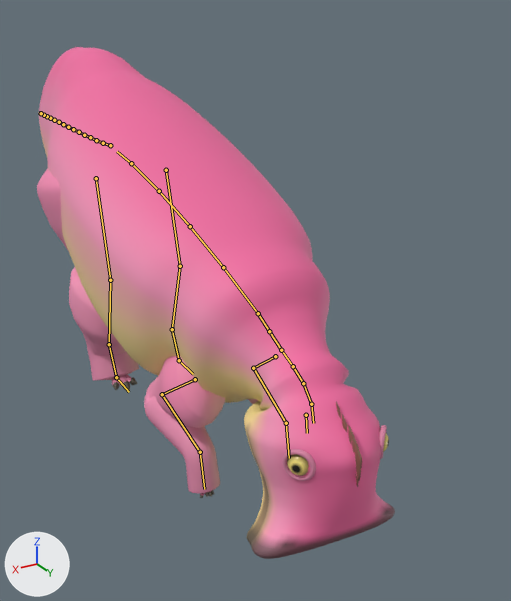
One commit to the glTF model dino-raid/assets/models/toon/star_horn.gltf: the scene before it, then after it.
Camera for both pictures: a 50 mm camera at (2.4, 6.25, 3.58) aimed at (-0.59, 1.26, 1.08). Lighting does not change. The marker at lower left points along +X, +Y and +Z. The older version comes first. Both versions are drawn at frame 111 of the action 'idle'; the numbers are the values there. The bones that change, and the others that lie on the model, are drawn over the model as lines.

In view in the first picture: 'edmontosaurus_body', 'edmontosaurus_body_eye'.
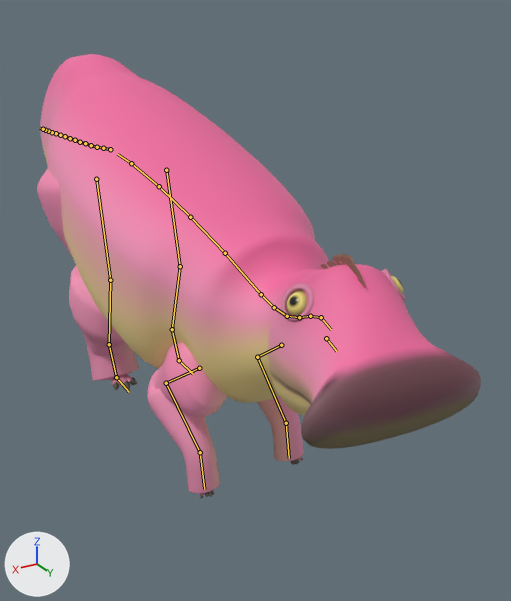
What differs and where, as boxes [x1, y1, x2, y2] in the pictures (511 x 601 px):
'edmontosaurus_body', posed (24% wider, 13% shorter): before [37, 47, 395, 559]; after [37, 54, 481, 498]
'edmontosaurus_body_eye', posed (15% wider, 12% shorter): before [287, 429, 389, 476]; after [286, 275, 403, 316]
bone 'Hips', root to tip: before (131, 163) to (117, 151); after (131, 163) to (117, 154)
bone 'Neck1', root to tip: before (258, 313) to (269, 331); after (261, 294) to (274, 307)
bone 'Neck2', root to tip: before (269, 331) to (281, 350); after (274, 307) to (287, 316)
bone 'Neck3', root to tip: before (281, 350) to (293, 366); after (287, 316) to (299, 317)
bone 'Neck4', root to tip: before (293, 366) to (303, 383); after (299, 317) to (310, 316)
bone 'Neck5', root to tip: before (303, 383) to (311, 404); after (310, 316) to (321, 317)
bone 'Head', root to tip: before (311, 404) to (313, 423); after (321, 317) to (331, 329)
bone 'Jaw', root to tip: before (306, 415) to (307, 433); after (326, 338) to (336, 351)
bone 'UpperArm.L', root to tip: before (275, 356) to (253, 368); after (281, 345) to (257, 357)
bone 'Forearm.L', root to tip: before (253, 368) to (286, 423); after (257, 357) to (286, 423)
bone 'UpperArm.R', root to tip: before (195, 379) to (162, 394); after (199, 368) to (166, 383)
bone 'Forearm.R', root to tip: before (162, 394) to (200, 452); after (166, 383) to (200, 452)
bone 'Thigh.R', root to tip: before (96, 178) to (110, 280); after (96, 179) to (110, 280)

The change in detail:
Bone 'Hips' (bone_hips) turns from (4, 0, 0) to (0, 0, 0) degrees about its own x, y and z.
Bone 'Neck1' (bone_neck1) turns from (-10, 0, -1) to (0, 0, -1) degrees about its own x, y and z.
Bone 'Neck2' (bone_neck2) turns from (-10, 0, -1) to (0, 0, -1) degrees about its own x, y and z.
Bone 'Neck3' (bone_neck3) turns from (-10, 0, -1) to (0, 0, -1) degrees about its own x, y and z.
Bone 'Neck4' (bone_neck4) turns from (-10, 0, -1) to (0, 0, -1) degrees about its own x, y and z.
Bone 'Neck5' (bone_neck5) turns from (-10, 0, -1) to (0, 0, -1) degrees about its own x, y and z.
Bone 'Head' (bone_head) turns from (-4, 0, 0) to (0, 0, -2) degrees about its own x, y and z.
Bone 'Jaw' (bone_jaw) turns from (-7, 0, 0) to (0, 0, 0) degrees about its own x, y and z.
Bone 'UpperArm.L' (bone_upperarm_l) turns from (2, 0, 0) to (-2, 0, 0) degrees about its own x, y and z.
Bone 'Forearm.L' (bone_forearm_l) turns from (10, 0, -1) to (-4, 0, 0) degrees about its own x, y and z.
Bone 'Hand.L' (bone_hand_l) turns from (-10, 0, 1) to (5, 0, 0) degrees about its own x, y and z.
Bone 'UpperArm.R' (bone_upperarm_r) turns from (2, 0, 0) to (-2, 0, 0) degrees about its own x, y and z.
Bone 'Forearm.R' (bone_forearm_r) turns from (10, 0, 1) to (-4, 0, 0) degrees about its own x, y and z.
Bone 'Hand.R' (bone_hand_r) turns from (-10, 0, -1) to (5, 0, 0) degrees about its own x, y and z.
Bone 'Thigh.L' (bone_thigh_l) turns from (3, 0, 0) to (-1, 0, 0) degrees about its own x, y and z.
Bone 'Thigh.R' (bone_thigh_r) turns from (3, 0, 0) to (-1, 0, 0) degrees about its own x, y and z.
